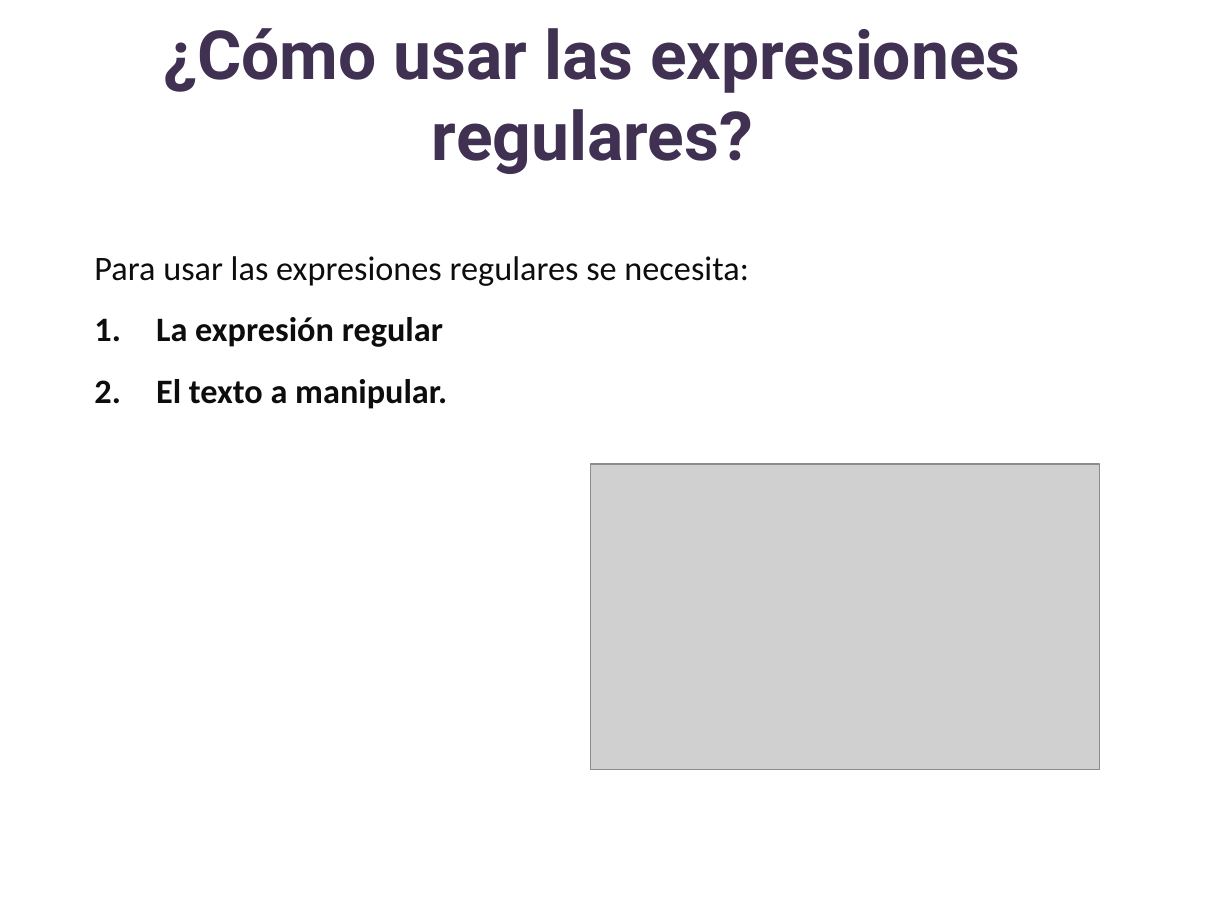
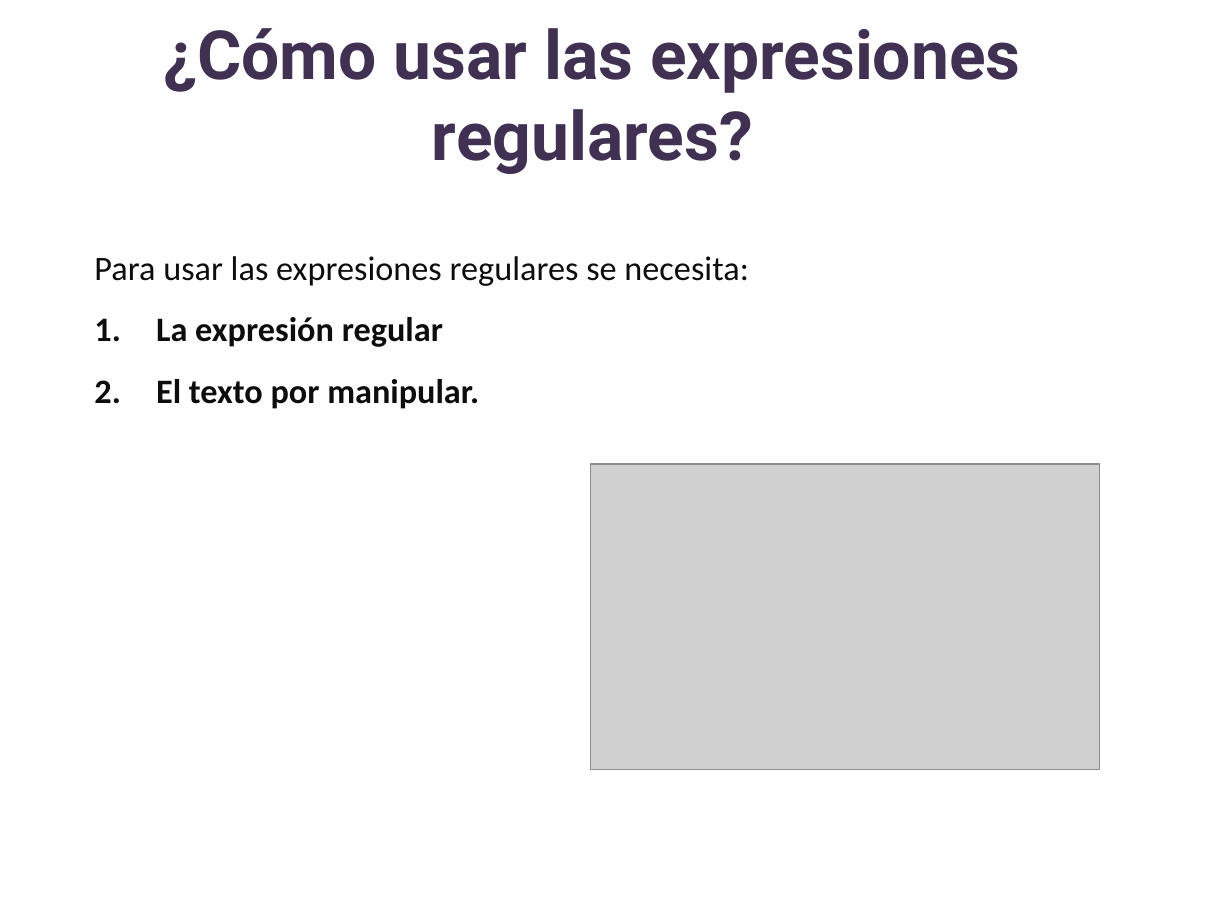
Before and after one commit to lizetheP/Analitica, a slide deck: slide 4 of CalendarioAgo25/presentaciones/18_Expresiones_regulares.pptx. Drawn at 1232x924 pixels with LibreOffice and Linux fonts; fonts in the diff are those of the drawing; grey boxes stand for pictures. Boxes give left, top, right and bottom in pixels: in the first picture for what was removed or moved away, otherwise in the second. Text is boxed around its words. In the diff, an @@ line names an element or a change of style, - is before the commit and + after.

```diff
--- a/CalendarioAgo25/presentaciones/18_Expresiones_regulares.pptx
+++ b/CalendarioAgo25/presentaciones/18_Expresiones_regulares.pptx
@@ text at (x1=156, y1=379, x2=479, y2=409): text changed @@
-2. El texto a manipular.
+2. El texto por manipular.
```
Also in this commit, not shown: 3 other files.
